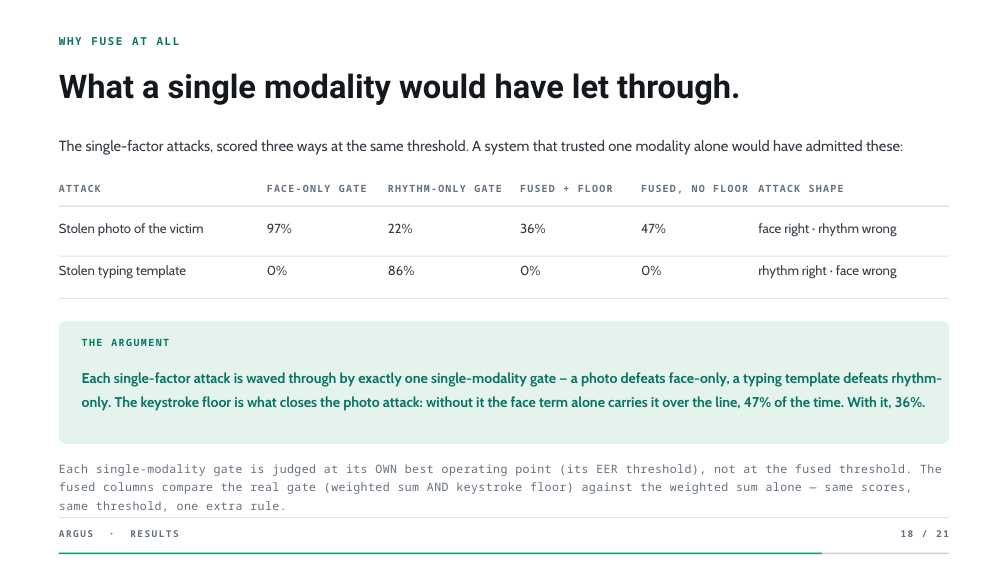
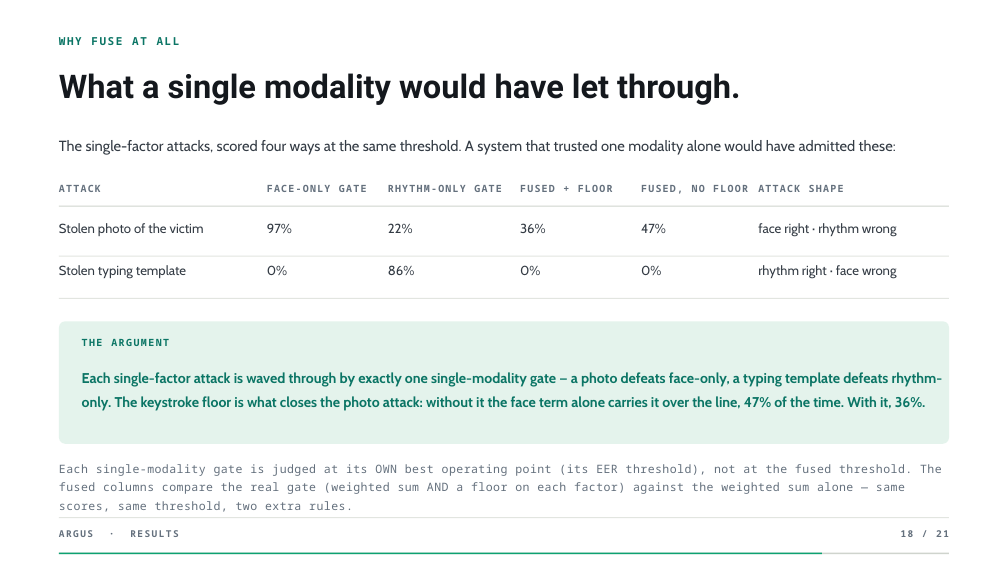
Before and after one commit to Harshit-3114/ARGUS, a slide deck: slide 18 of ARGUS-presentation.pptx. Drawn at 1008x567 pixels with LibreOffice and Linux fonts; fonts in the diff are those of the drawing; background and template pictures are left out. Boxes give left, top, right and bottom in pixels: in the first picture for what was removed or moved away, otherwise in the second. Text is boxed around its words. In the diff, an @@ line names an element or a change of style, - is before the commit and + after.

```diff
--- a/ARGUS-presentation.pptx
+++ b/ARGUS-presentation.pptx
@@ text at bbox=[59, 140, 896, 155]: text changed @@
-The single-factor attacks, scored three ways at the same threshold. A system that trusted one modality alone would have admitted these:
+The single-factor attacks, scored four ways at the same threshold. A system that trusted one modality alone would have admitted these:
@@ text at bbox=[59, 464, 942, 512]: text changed @@
-Each single-modality gate is judged at its OWN best operating point (its EER threshold), not at the fused threshold. The fused columns compare the real gate (weighted sum AND keystroke floor) against the weighted sum alone — same scores, same threshold, one extra rule.
+Each single-modality gate is judged at its OWN best operating point (its EER threshold), not at the fused threshold. The fused columns compare the real gate (weighted sum AND a floor on each factor) against the weighted sum alone — same scores, same threshold, two extra rules.
```
Also in this commit, not shown: 5 other slides changed.
